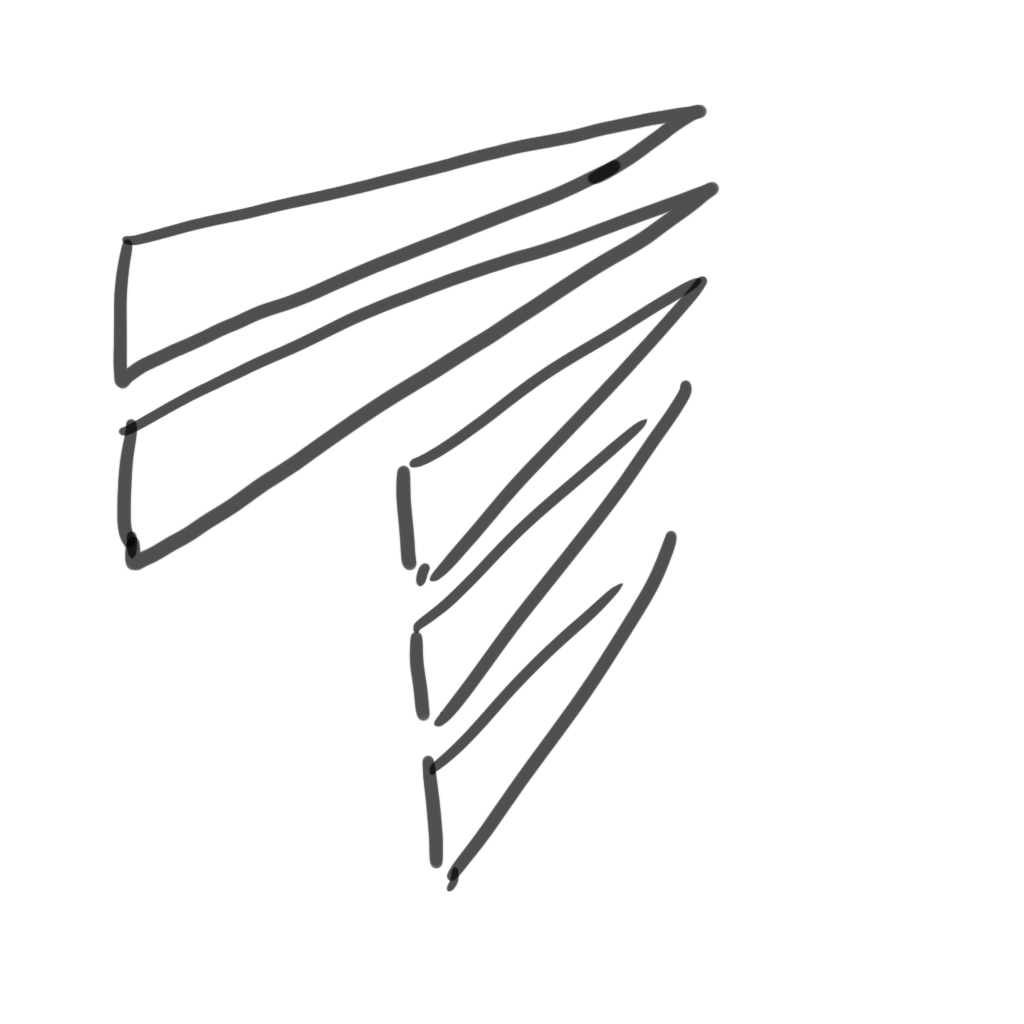
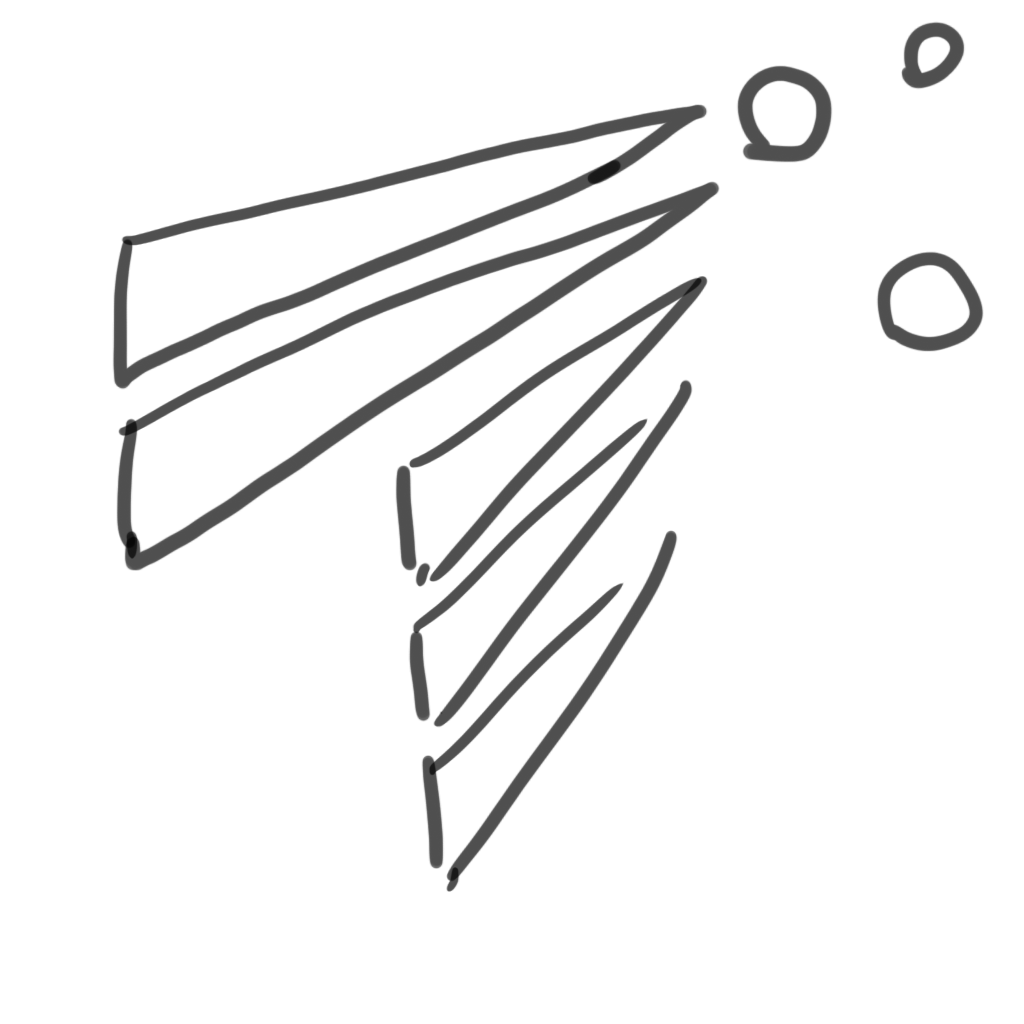
The second 1024x1024 image is a revision of the first. Changes to its layers:
painted on "レイヤー 2" over bbox(736, 21, 984, 352)
